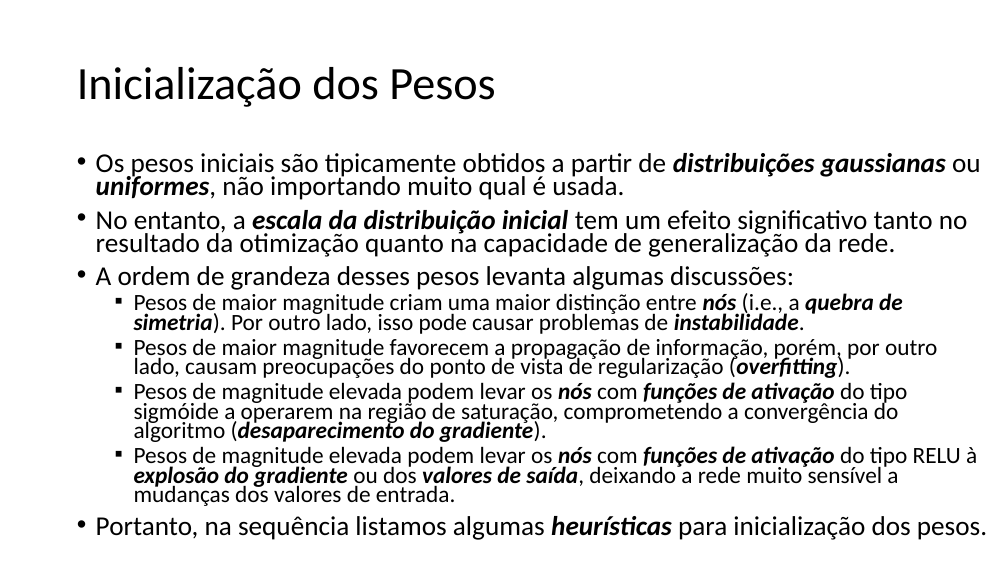
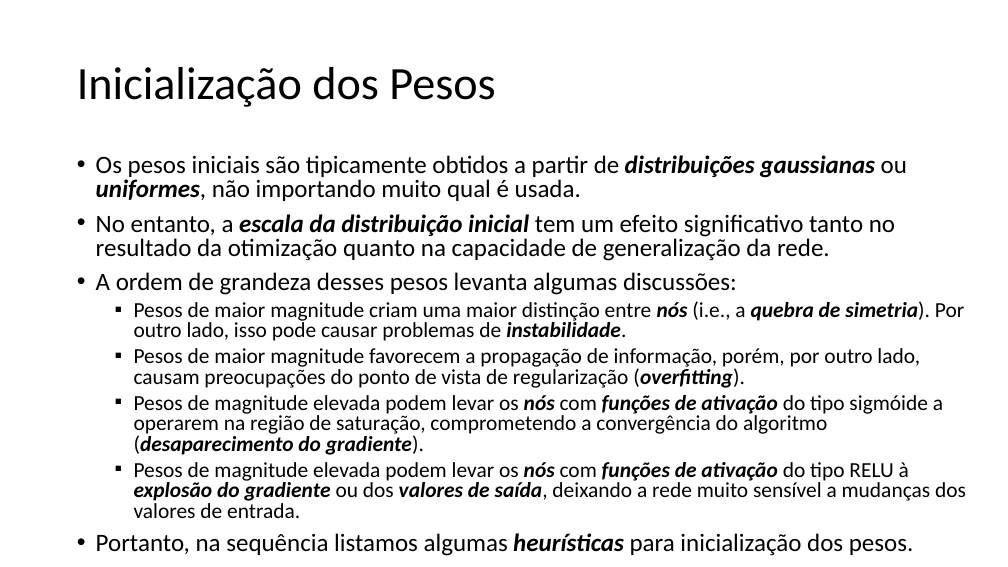
Before and after one commit to zz4fap/t320_aprendizado_de_maquina, a slide deck: slide 15 of slides/T320_Redes_Neurais_Artificiais (Parte IV).pptx. Drawn at 1008x567 pixels with LibreOffice and Linux fonts; fonts in the diff are those of the drawing. Boxes give left, top, right and bottom in pixels: in the first picture for what was removed or moved away, otherwise in the second. Text is boxed around its words. In the diff, an @@ line names an element or a change of style, - is before the commit and + after.

```diff
--- a/slides/T320_Redes_Neurais_Artificiais (Parte IV).pptx
+++ b/slides/T320_Redes_Neurais_Artificiais (Parte IV).pptx
@@ text "Os pesos iniciais são tipicamente ..." at box(96, 155, 966, 556): size 25.9 to 23.8 pt in "Os pesos iniciais são tipicamente obtidos a ...", "No entanto, a escala da distribuição inicial ...", "A ordem de grandeza desses pesos levanta ...", "Portanto, na sequência listamos algumas heurísticas para ..."; size 22.2 to 20.4 pt in "Pesos de maior magnitude criam uma maior ...", "Pesos de maior magnitude favorecem a propagação ...", "Pesos de magnitude elevada podem levar os ...", "Pesos de magnitude elevada podem levar os ..."; line spacing 0.7 to 0.8 @@
```
Also in this commit, not shown: 10 other slides changed, 2 other files.
